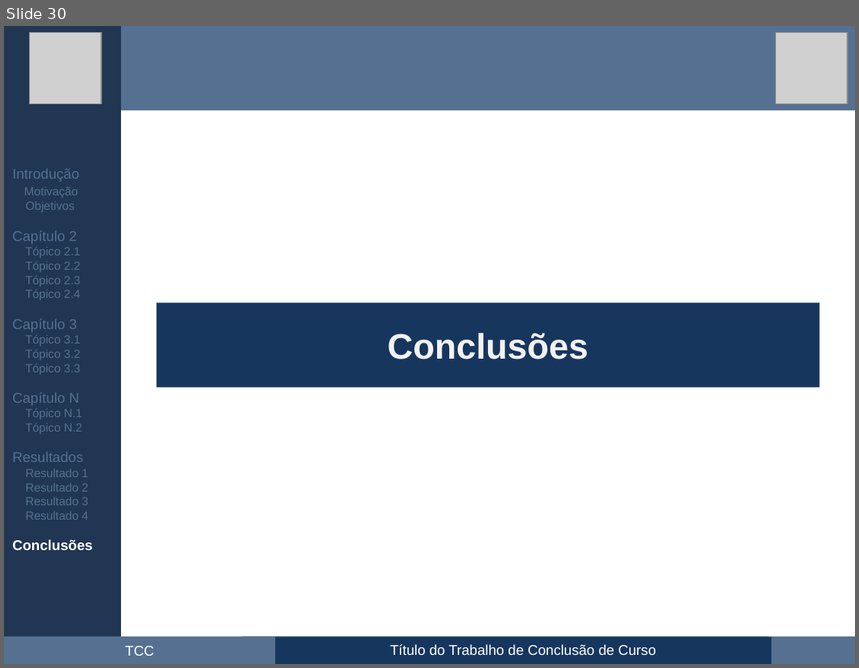
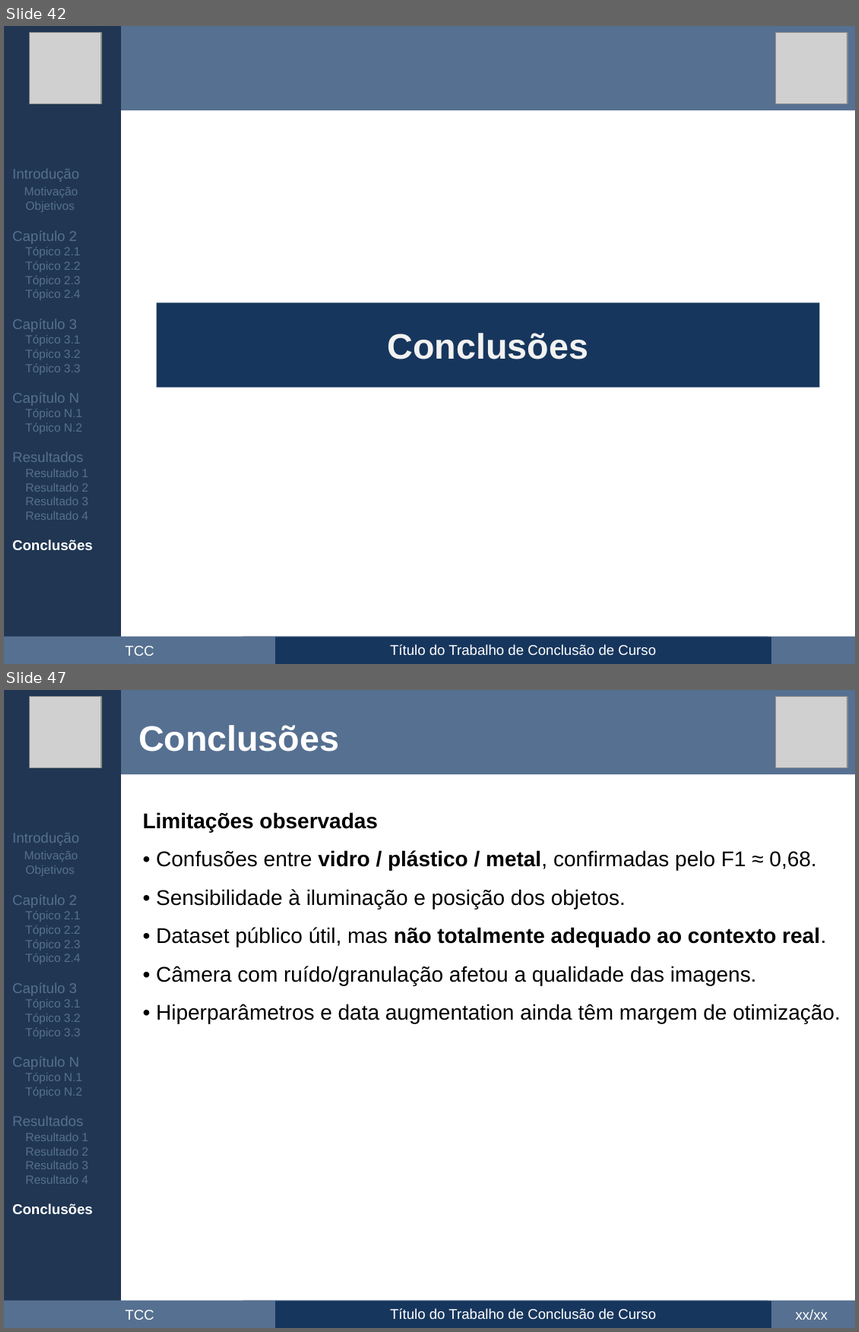
Before and after one commit to maxwellrs-dev/ai4rpi, a slide deck: apresentacao/apresentacao.pptx. Shown one above the other, each under a label of ours: slide 30 before the commit, slides 42 and 47 after it; the slides between them are not shown. The pictures are 859x668 and 859x1332 pixels, drawn with LibreOffice and Linux fonts; fonts in the diff are those of the drawing; grey boxes stand for pictures. Boxes give left, top, right and bottom in pixels: in the first picture for what was removed or moved away, otherwise in the second. Text is boxed around its words. In the diff, an @@ line names an element or a change of style, - is before the commit and + after.

```diff
--- a/apresentacao/apresentacao.pptx
+++ b/apresentacao/apresentacao.pptx
@@ slide 47 added at [4, 690, 855, 1328], background #FFFFFF @@
@@ rectangle added at [4, 690, 122, 1328], fill #203652 @@
@@ picture added at [30, 696, 101, 768] @@
@@ rectangle added at [122, 690, 855, 774], fill #567091 @@
@@ picture added at [776, 696, 848, 768] @@
@@ text added at [139, 725, 339, 752], 30 pt, text #FFFFFF, bold @@
+Conclusões
@@ text added at [143, 812, 841, 1024], 18 pt, text #000000 @@
+Limitações observadas
+• Confusões entre vidro / plástico / metal, confirmadas pelo F1 ≈ 0,68.
+• Sensibilidade à iluminação e posição dos objetos.
+• Dataset público útil, mas não totalmente adequado ao contexto real.
+• Câmera com ruído/granulação afetou a qualidade das imagens.
+• Hiperparâmetros e data augmentation ainda têm margem de otimização.
@@ text added at [12, 833, 93, 1214], 10 pt, text #567091 @@
+Introdução
+Motivação
+Objetivos
+Capítulo 2
+Tópico 2.1
+Tópico 2.2
+Tópico 2.3
+Tópico 2.4
+Capítulo 3
+Tópico 3.1
+Tópico 3.2
+Tópico 3.3
+Capítulo N
+Tópico N.1
+Tópico N.2
+Resultados
+Resultado 1
+Resultado 2
+Resultado 3
+Resultado 4
+Conclusões
@@ rectangle added at [4, 1301, 855, 1328], fill #567091 @@
@@ rectangle added at [243, 1301, 769, 1328], fill #567091 @@
@@ rectangle added at [275, 1301, 772, 1328], fill #17365D, 12 pt, text #FFFFFF @@
+Título do Trabalho de Conclusão de Curso
@@ text added at [125, 1310, 154, 1320], 12 pt, text #FFFFFF @@
+TCC
@@ text added at [796, 1309, 828, 1320], 12 pt, text #FFFFFF @@
+xx/xx
@@ what was slide 30 is now slide 42 @@
```
Also in this commit, not shown: 8 slides changed, 17 other slides added, 1 slide removed.
